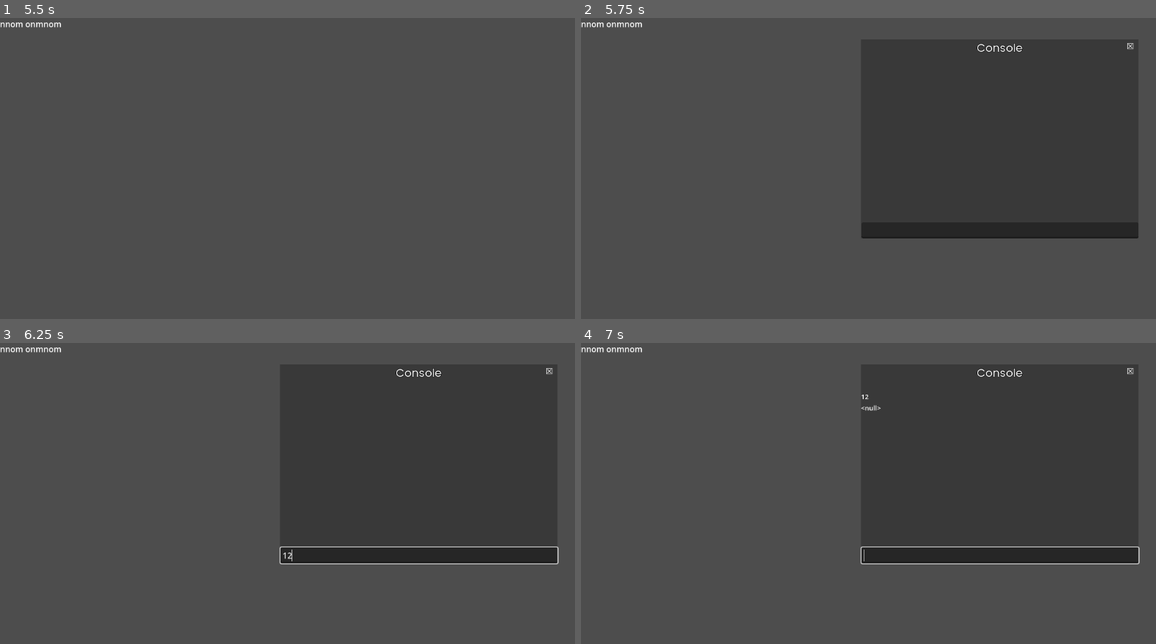
Above: before the commit, frames 1-4 (two rows, left to right).
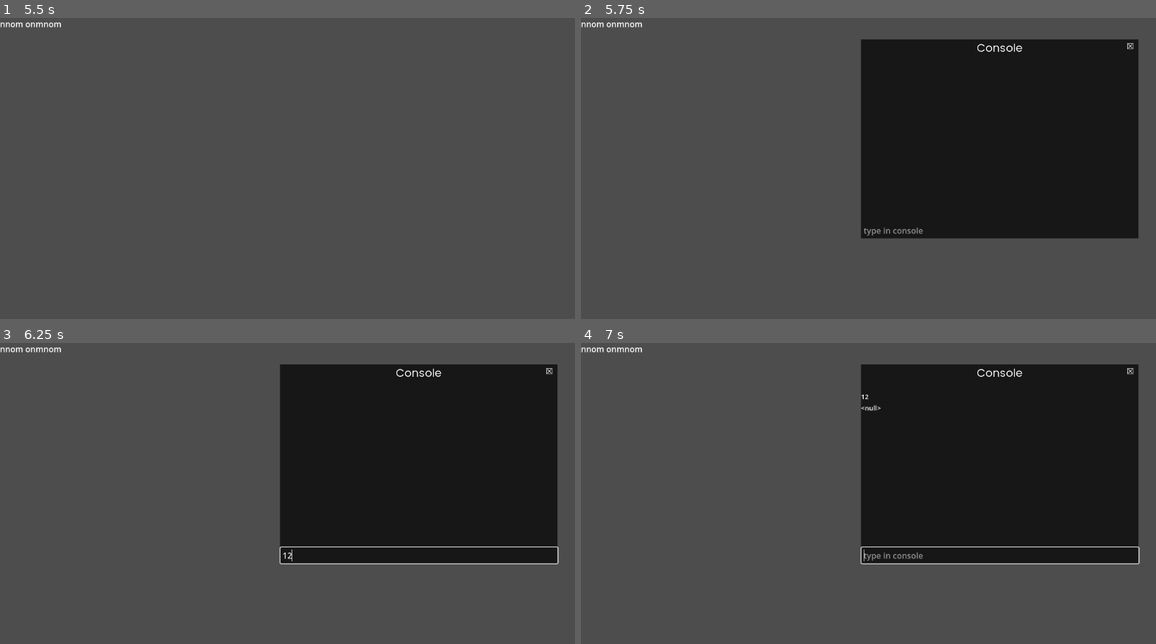
Above: after the commit, the same moments.

Repository: EpiclyRaspberry/a-game
Game: Godot game, scene res://main.tscn
Two runs of this game, one before a commit and one after it. Both use one fixed random seed, a clock stepped at 60 frames per second and the inputs below.
Inputs (mouse positions are in pixels of both pictures, inside the frame that each line leads up to):
- Up to frame 1 (5.5 s): click "Play" at 0.5 s; tap Enter (ui_accept) at 1.25, 1.52, 2, 2.27, 3.5, 4.25, 4.52, 5, 5.27 s; move the mouse to (425, 168) at 1.27 s; hold D (right) 1.28-2.03 s; hold Ctrl (crouch) 1.28-2.03 s; move the mouse to (178, 201) at 2.02 s; hold S (back) 2.03-2.75 s; click (178, 201) at 2.1 s; click "Play [map]" at 2.75 s; move the mouse to (356, 111) at 3.52 s; hold D (right) 3.53-4.28 s; hold Ctrl (crouch) 3.53-4.28 s; move the mouse to (264, 249) at 4.27 s; hold W (forward) 4.28-5.03 s; click (264, 249) at 4.35 s; move the mouse to (471, 234) at 5.02 s; hold A (left) from 5.03 s (still down); hold Ctrl (crouch) from 5.03 s (still down)
- Up to frame 2 (5.75 s): keep holding A (left); keep holding Ctrl (crouch); tap ` (toggleconsole) at 5.65 s
- Up to frame 3 (6.25 s): release A (left) at 5.75 s; release Ctrl (crouch) at 5.75 s; click (419, 556) at 5.77 s; type "12" at 5.85 s
- Up to frame 4 (7 s): tap Enter (ui_accept) at 6.5, 6.77 s; move the mouse to (701, 460) at 6.52 s; hold A (left) from 6.53 s (still down); click (701, 460) at 6.6 s

Frame 1 is identical in both runs. In frame 2, 29% of the frame differs, in the area x 48-97%, y 7-74%; in frame 3, 29%; in frame 4, 29%.

Commit message:
make console better

Diff:
--- a/internal/console/console.tscn
+++ b/internal/console/console.tscn
@@ -39,7 +39,7 @@
 offset_bottom = -217.0
 grow_horizontal = 2
 grow_vertical = 2
-color = Color(0.192157, 0.192157, 0.192157, 0.698039)
+color = Color(0, 0, 0, 0.698039)
 
 [node name="title" type="Label" parent="base"]
 layout_mode = 1
@@ -97,6 +97,8 @@
 offset_right = 1.08398
 grow_horizontal = 2
 grow_vertical = 2
+placeholder_text = "type in console"
+flat = true
 script = ExtResource("2_pu37d")
 
 [connection signal="mouse_entered" from="." to="." method="_on_mouse_entered"]
